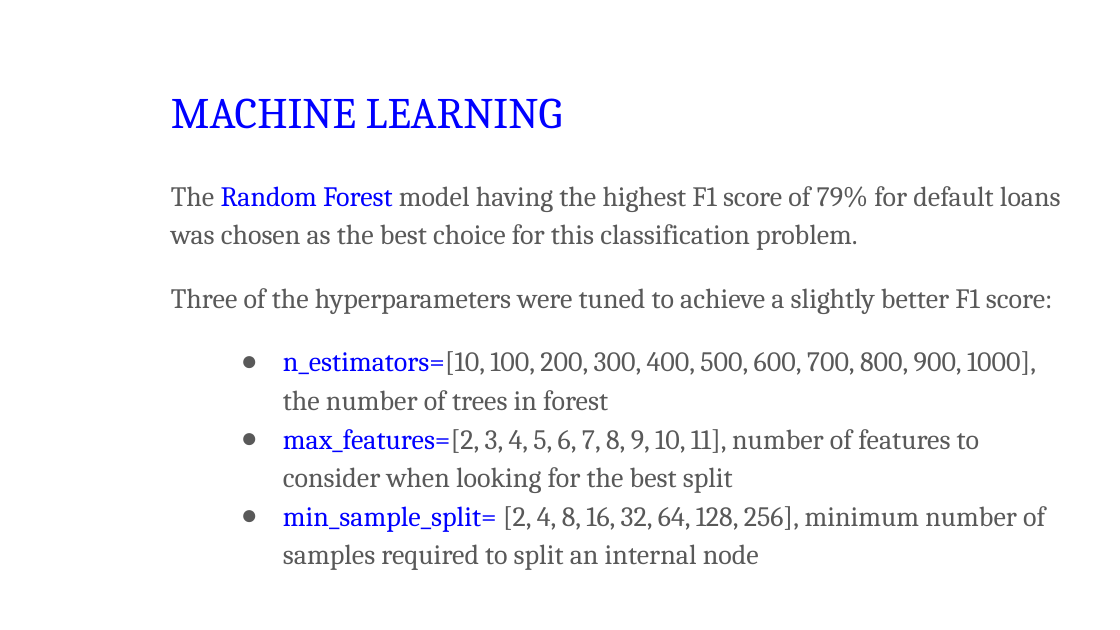
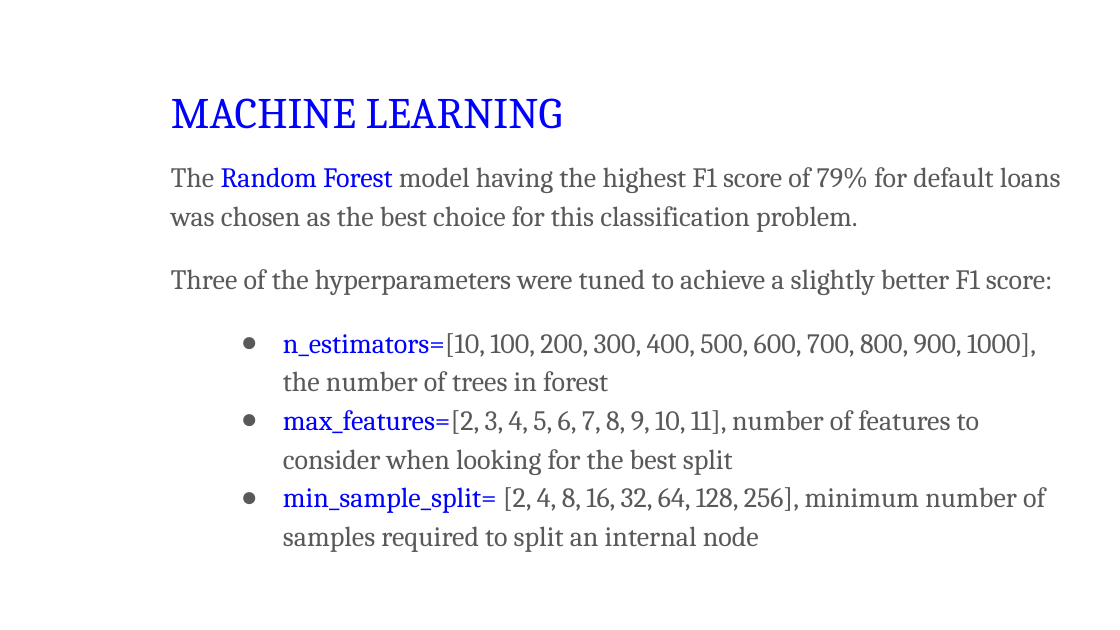
Before and after one commit to aninac/Mortgage-Loan-Defaults, a slide deck: slide 24 of 08 Prediction of Mortgage Loan Default.pptx. Drawn at 1120x630 pixels with LibreOffice and Linux fonts; fonts in the diff are those of the drawing; background and template pictures are left out. Boxes give left, top, right and bottom in pixels: in the first picture for what was removed or moved away, otherwise in the second. Text is boxed around its words. In the diff, an @@ line names an element or a change of style, - is before the commit and + after.

```diff
--- a/08 Prediction of Mortgage Loan Default.pptx
+++ b/08 Prediction of Mortgage Loan Default.pptx
@@ text "The Random Forest model having ...": place and size @@
-text "The Random Forest model having ..." at <box>171,186,1061,570</box>
+text "The Random Forest model having ..." at <box>171,167,1061,552</box>
```
Also in this commit, not shown: 3 other slides changed.
